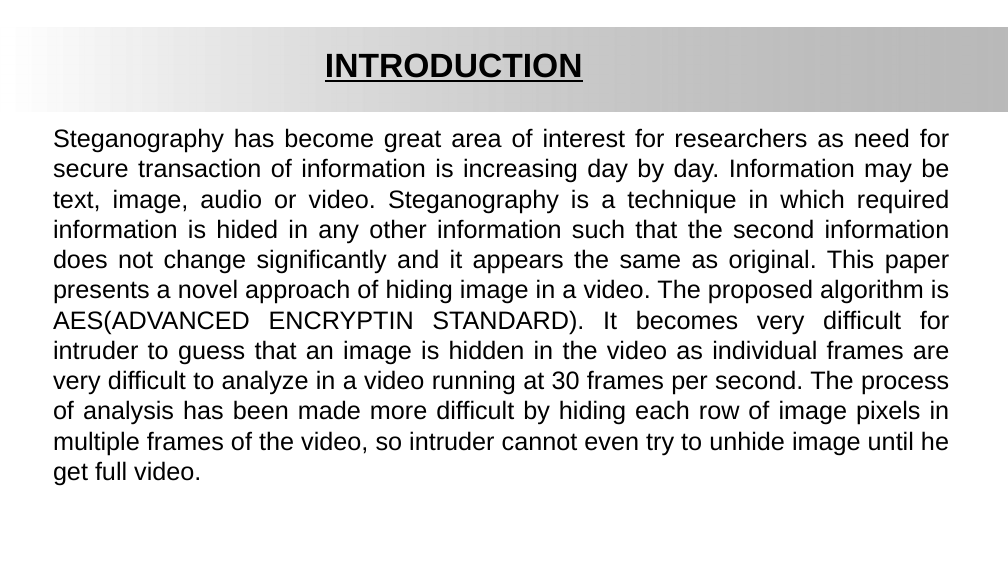
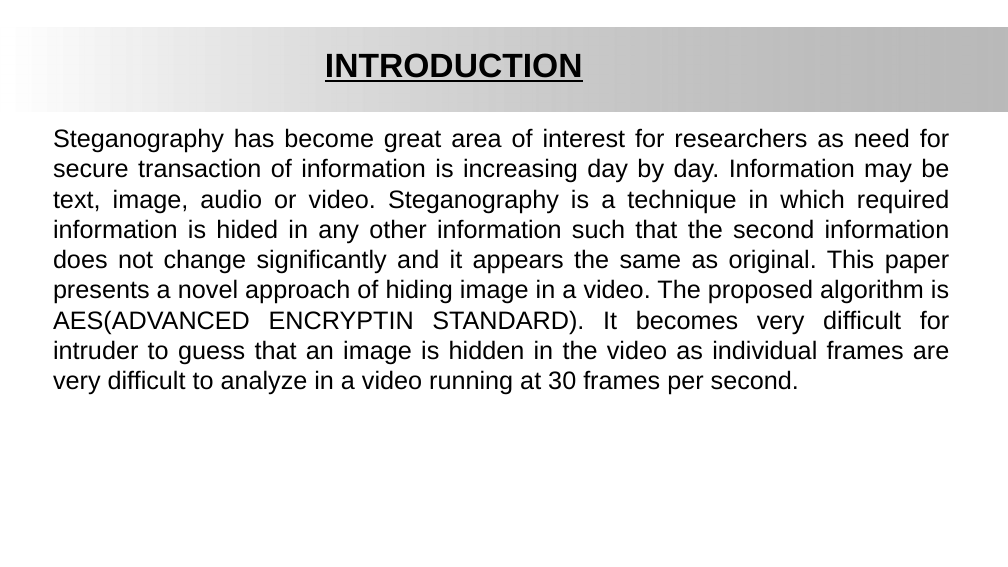
Before and after one commit to viiismaya/mainproject, a slide deck: slide 2 of HIDING IMAGE TO VIDEO USING STEGANOGRAPHYppt.pptx. Drawn at 1008x567 pixels with LibreOffice and Linux fonts; fonts in the diff are those of the drawing; background and template pictures are left out. Boxes give left, top, right and bottom in pixels: in the first picture for what was removed or moved away, otherwise in the second. Text is boxed around its words. In the diff, an @@ line names an element or a change of style, - is before the commit and + after.

```diff
--- a/HIDING IMAGE TO VIDEO USING STEGANOGRAPHYppt.pptx
+++ b/HIDING IMAGE TO VIDEO USING STEGANOGRAPHYppt.pptx
@@ text at (x1=53, y1=128, x2=950, y2=395): text changed @@
-Steganography has become great area of interest for researchers as need for secure transaction of information is increasing day by day. Information may be text, image, audio or video. Steganography is a technique in which required information is hided in any other information such that the second information does not change significantly and it appears the same as original. This paper presents a novel approach of hiding image in a video. The proposed algorithm is AES(ADVANCED ENCRYPTIN STANDARD). It becomes very difficult for intruder to guess that an image is hidden in the video as individual frames are very difficult to analyze in a video running at 30 frames per second. The process of analysis has been made more difficult by hiding each row of image pixels in multiple frames of the video, so intruder cannot even try to unhide image until he get full video.
+Steganography has become great area of interest for researchers as need for secure transaction of information is increasing day by day. Information may be text, image, audio or video. Steganography is a technique in which required information is hided in any other information such that the second information does not change significantly and it appears the same as original. This paper presents a novel approach of hiding image in a video. The proposed algorithm is AES(ADVANCED ENCRYPTIN STANDARD). It becomes very difficult for intruder to guess that an image is hidden in the video as individual frames are very difficult to analyze in a video running at 30 frames per second.
```
Also in this commit, not shown: 4 slides added.
